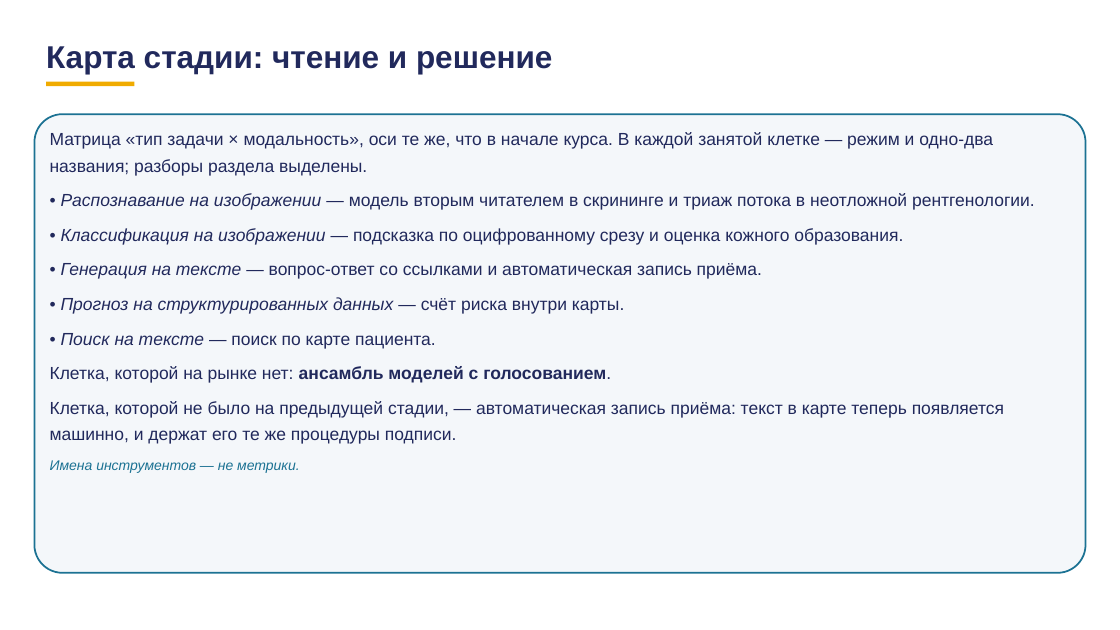
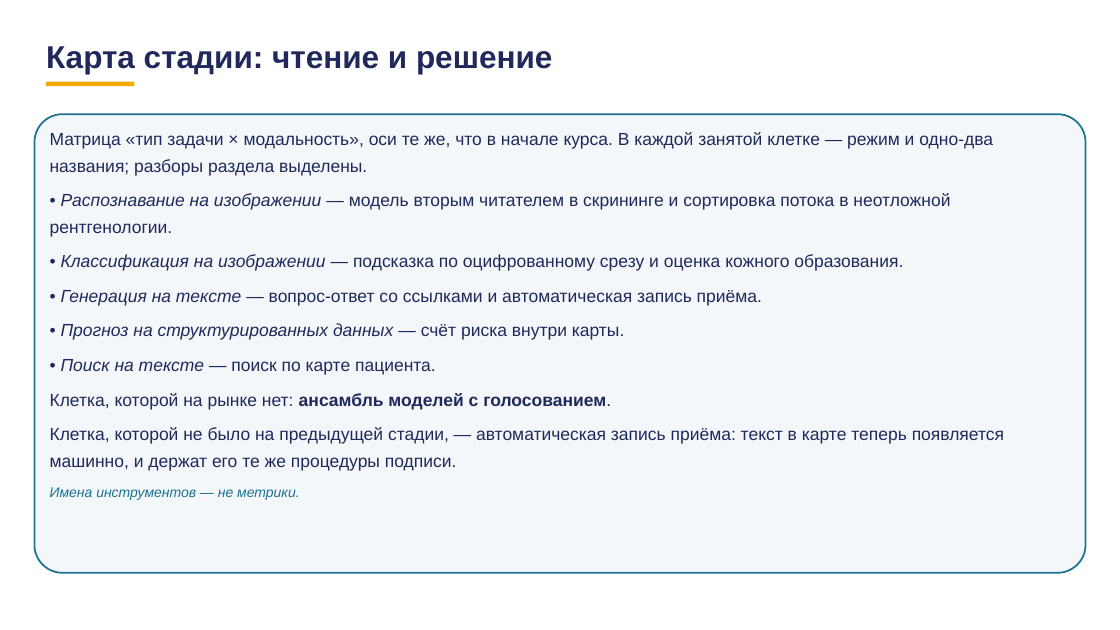
Before and after one commit to tellina-study/AI-usage-lessons, a slide deck: slide 50 of library/lectures/lec-07/rework/deck/lec-07-karkas.pptx. Drawn at 1120x630 pixels with LibreOffice and Linux fonts; fonts in the diff are those of the drawing. Boxes give left, top, right and bottom in pixels: in the first picture for what was removed or moved away, otherwise in the second. Text is boxed around its words. In the diff, an @@ line names an element or a change of style, - is before the commit and + after.

```diff
--- a/library/lectures/lec-07/rework/deck/lec-07-karkas.pptx
+++ b/library/lectures/lec-07/rework/deck/lec-07-karkas.pptx
@@ text at (x1=50, y1=193, x2=950, y2=237): text changed @@
-• Распознавание на изображении — модель вторым читателем в скрининге и триаж потока в неотложной рентгенологии.
+• Распознавание на изображении — модель вторым читателем в скрининге и сортировка потока в неотложной рентгенологии.
```
Also in this commit, not shown: 7 other slides changed, 48 other files.
